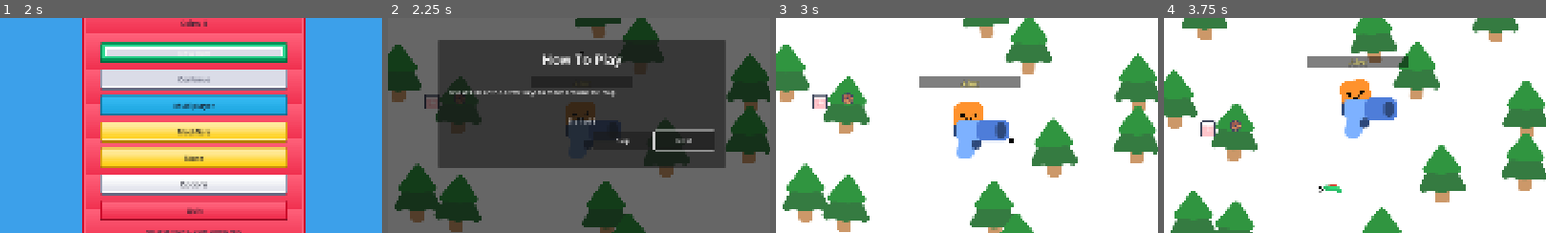
Above: before the commit, frames 1-4 (left to right).
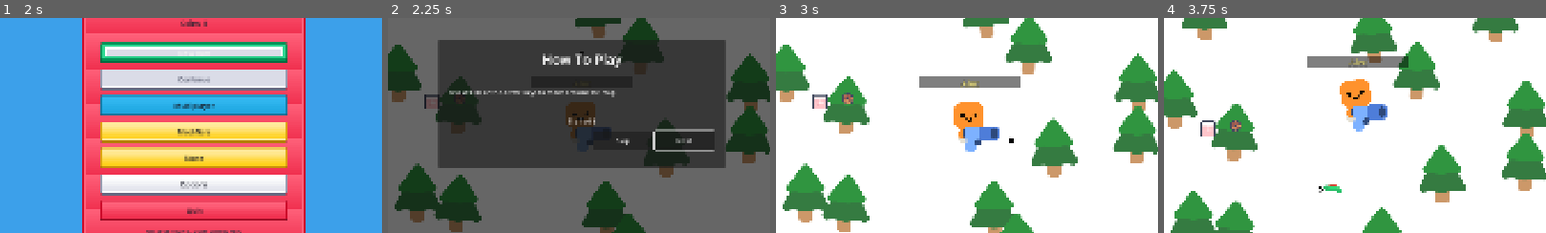
Above: after the commit, the same moments.

Repository: Arjun-Rao-Dev/HappyBoo
Game: Godot game, scene res://ui/username_prompt.tscn
Same seed, same stepped clock (60 frames per second), same inputs: the game is played once before the commit and once after it. Sound files missing from this copy of the repository are replaced by a short silence.
Inputs (mouse positions are % of the whole screen's width and height, from its top left):
- Up to frame 1 (2 s): click (50, 51) at 0.52 s; type "Alex" at 0.6 s; click "Continue" at 1.25 s
- Up to frame 2 (2.25 s): click "New Run" at 2 s
- Up to frame 3 (3 s): click "Skip" at 2.75 s
- Up to frame 4 (3.75 s): tap Enter at 3.5 s; move the mouse to (45, 70) at 3.52 s; hold W (move_up) from 3.53 s (still down); tap Z (throw_bomb) at 3.6 s; click (45, 70) at 3.67 s
The pictures show only the part of the screen within x 25-75%, y 30-80%; the shares and areas given below are measured in that part.

Frame 1 is identical in both runs. In frame 2, 0.5% of the frame differs, in the area x 46-61%, y 47-60%; in frame 3, 1.2%; in frame 4, 1.3%, in the area x 46-61%, y 36-56%.

Commit message:
Resize store weapon previews

Diff:
--- a/pistol/gun.gd
+++ b/pistol/gun.gd
@@ -4,7 +4,7 @@
 @export var projectile_damage: float = 1.0
 @export var projectile_speed: float = 1200.0
 @export var projectile_scale: float = 1.0
-@export var weapon_visual_scale: float = 2.0
+@export var weapon_visual_scale: float = 1.3
 @export var shot_count: int = 1
 @export var spread_degrees: float = 0.0
 @export var projectile_color: Color = Color.WHITE
--- a/pistol/gun.tscn
+++ b/pistol/gun.tscn
@@ -12,10 +12,10 @@
 [node name="Sprite2D" type="Sprite2D" parent="."]
 position = Vector2(28, -8)
 texture = ExtResource("1_wam2r")
-scale = Vector2(2, 2)
+scale = Vector2(1.3, 1.3)
 
 [node name="Muzzle" type="Marker2D" parent="."]
-position = Vector2(112, -8)
+position = Vector2(76, -8)
 
 [node name="DetectionArea" type="Area2D" parent="."]
 collision_mask = 1
--- a/ui/store_panel.gd
+++ b/ui/store_panel.gd
@@ -2,6 +2,7 @@
 
 const KenneyUI = preload("res://ui/kenney_ui.gd")
 const PREVIEW_SIZE := Vector2(70.0, 70.0)
+const WEAPON_PREVIEW_SIZE := Vector2(112.0, 112.0)
 const STORE_URL := "https://store.arjunrao.dev"
 const SKIN_CATALOG: Array[Dictionary] = [
 	{"id": "classic", "name": "Classic Boo", "price": 0, "preview": "res://characters/happy_boo/square_ref.png"},
@@ -132,7 +133,7 @@
 	row.add_theme_constant_override("separation", 14)
 
 	var preview := TextureRect.new()
-	preview.custom_minimum_size = PREVIEW_SIZE
+	preview.custom_minimum_size = WEAPON_PREVIEW_SIZE
 	preview.stretch_mode = TextureRect.STRETCH_KEEP_ASPECT_CENTERED
 	preview.expand_mode = TextureRect.EXPAND_IGNORE_SIZE
 	preview.texture = _load_preview_texture(String(weapon.get("preview", "")))
